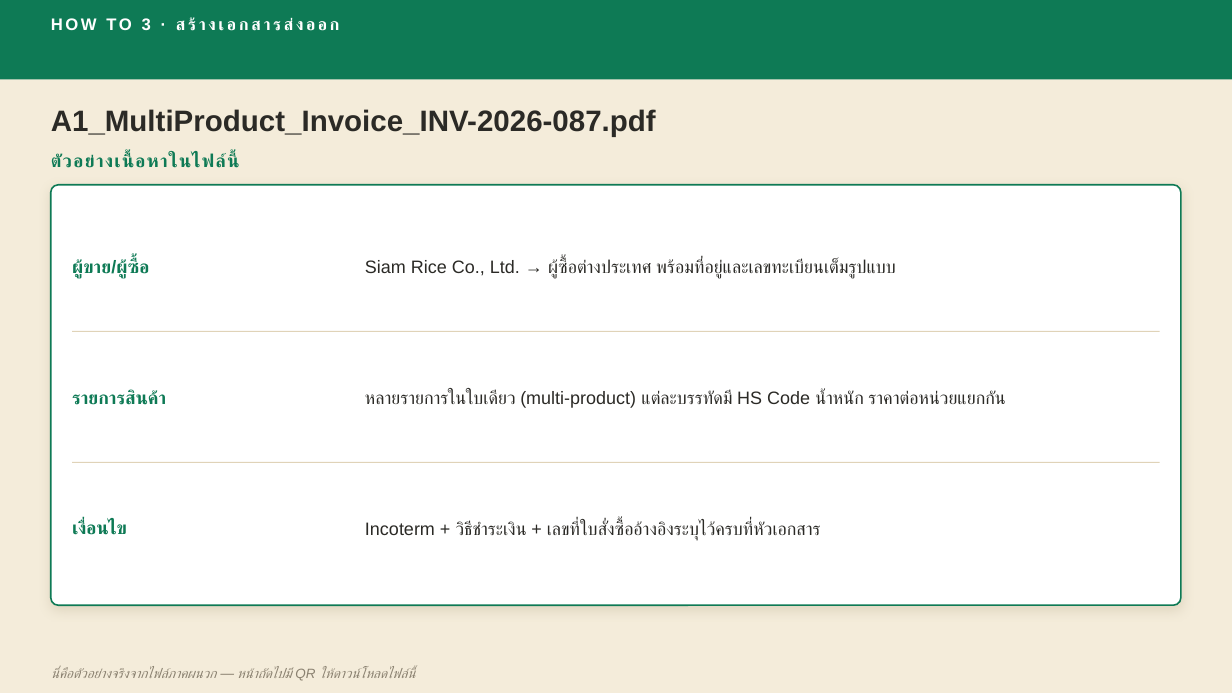
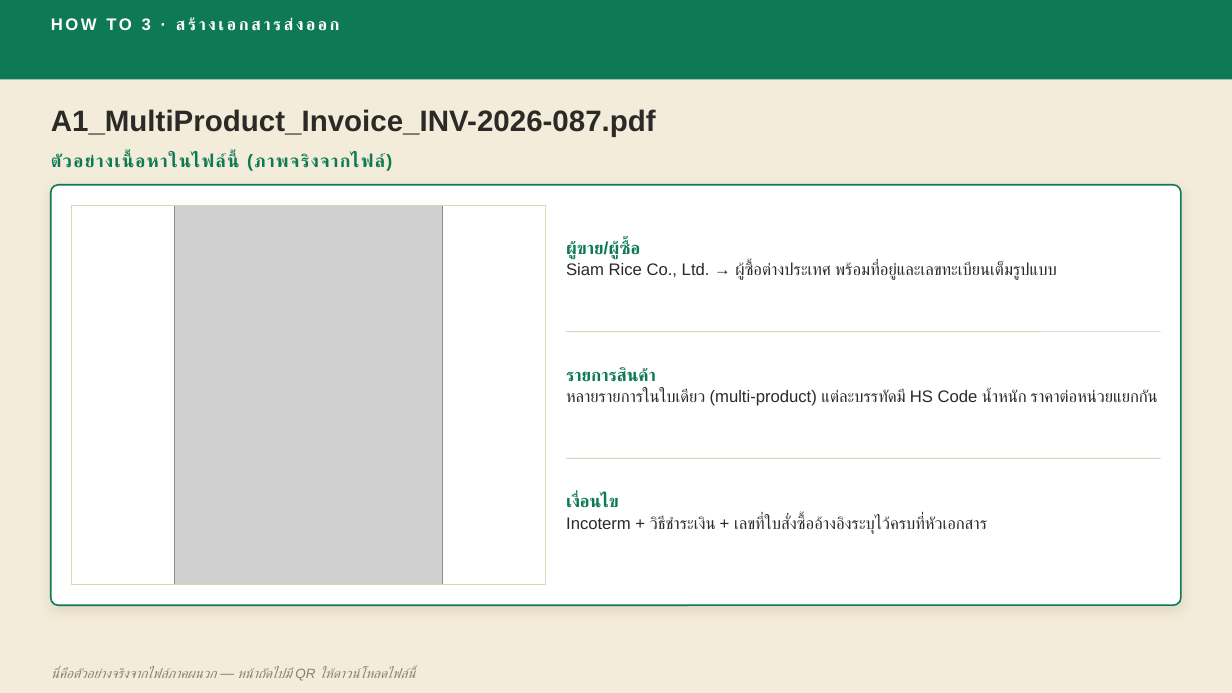
Before and after one commit to skunpoj/krungsri, a slide deck: slide 35 of deck/out3.pptx. Drawn at 1232x693 pixels with LibreOffice and Linux fonts; fonts in the diff are those of the drawing; grey boxes stand for pictures. Boxes give left, top, right and bottom in pixels: in the first picture for what was removed or moved away, otherwise in the second. Text is boxed around its words. In the diff, an @@ line names an element or a change of style, - is before the commit and + after.

```diff
--- a/deck/out3.pptx
+++ b/deck/out3.pptx
@@ text at (51, 154, 393, 171): text changed @@
-ตัวอย่างเนื้อหาในไฟล์นี้
+ตัวอย่างเนื้อหาในไฟล์นี้ (ภาพจริงจากไฟล์)
@@ rectangle added at (71, 205, 546, 585), outline #E0D3B8 0.75 pt @@
@@ picture added at (175, 205, 444, 585) @@
@@ text "ผู้ขาย/ผู้ซื้อ": place and size @@
-text "ผู้ขาย/ผู้ซื้อ" at (72, 259, 149, 279)
+text "ผู้ขาย/ผู้ซื้อ" at (566, 241, 641, 260)
@@ text "Siam Rice Co., Ltd. → ...": place and size @@
-text "Siam Rice Co., Ltd. → ..." at (365, 259, 896, 279)
+text "Siam Rice Co., Ltd. → ..." at (566, 263, 1057, 280)
@@ line removed from (72, 332) to (1160, 332) @@
@@ text "รายการสินค้า": place and size @@
-text "รายการสินค้า" at (72, 390, 166, 405)
+text "รายการสินค้า" at (566, 368, 656, 382)
@@ line added from (567, 332) to (1161, 332), #E0D3B8 0.75 pt @@
@@ text "หลายรายการในใบเดียว (multi-product) แต่ละบรรทัดมี HS Code ...": place and size @@
-text "หลายรายการในใบเดียว (multi-product) แต่ละบรรทัดมี HS Code ..." at (365, 390, 1006, 408)
+text "หลายรายการในใบเดียว (multi-product) แต่ละบรรทัดมี HS Code ..." at (566, 389, 1158, 406)
@@ line removed from (72, 462) to (1160, 462) @@
@@ size 14 to 13.5 pt; vertical alignment middle to bottom in 3 elements at (566, 241, 641, 260), (566, 368, 656, 382), (566, 494, 619, 508) @@
@@ text "เงื่อนไข": place and size @@
-text "เงื่อนไข" at (72, 521, 127, 535)
+text "เงื่อนไข" at (566, 494, 619, 508)
@@ line added from (567, 458) to (1161, 458), #E0D3B8 0.75 pt @@
@@ size 14 to 13 pt; vertical alignment middle to top in 3 elements at (566, 263, 1057, 280), (566, 389, 1158, 406), (566, 516, 987, 534) @@
@@ text "Incoterm + วิธีชำระเงิน + เลขที่ใบสั่งซื้ออ้างอิงระบุไว้ครบท ...": place and size @@
-text "Incoterm + วิธีชำระเงิน + เลขที่ใบสั่งซื้ออ้างอิงระบุไว้ครบท ..." at (365, 521, 821, 541)
+text "Incoterm + วิธีชำระเงิน + เลขที่ใบสั่งซื้ออ้างอิงระบุไว้ครบท ..." at (566, 516, 987, 534)
```
Also in this commit, not shown: 9 other slides changed, 7 other files.
